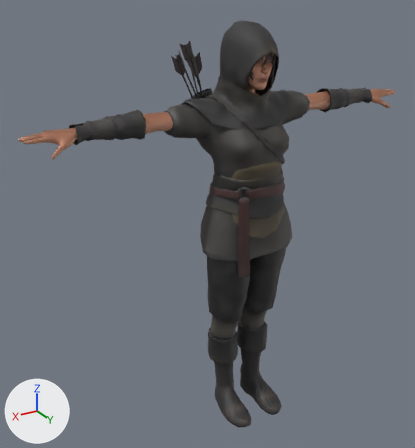
An edit to the Blender file data/Assets/Entities/NPC/Hunter Female/Hunter Female.blend, drawn before and after from the same camera.
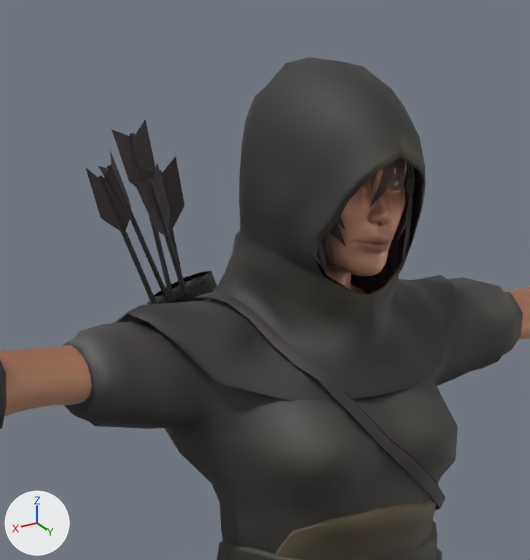
Old and new are each drawn whole from a 50 mm lens placed at (1.338, 1.918, 1.951), pointed at (0.12, -0.112, 0.936) and again close up on the part from 35% to 75% of the width and 0% to 40% of the height. The axes (+X, +Y, +Z) are drawn at lower left. The lights are the same throughout. The last two pictures show the newer version.

Objects in the first close-up: 'Erika_Archer_Body_Mesh', 'Erika_Archer_Eyelashes_Mesh' and 1 more.
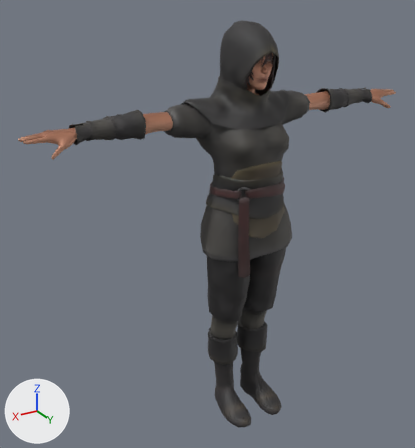
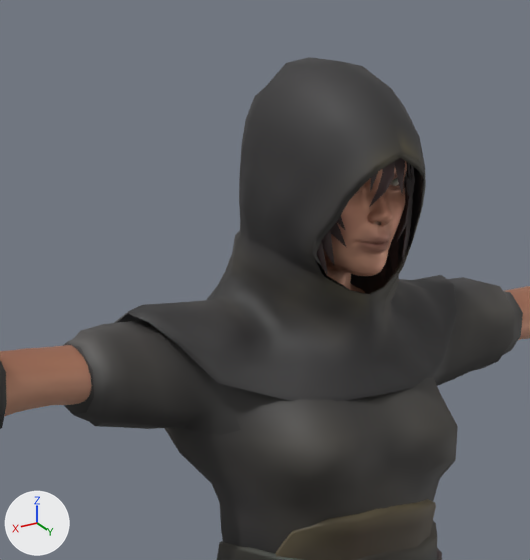
Pixel boxes [x1, y1, x2, y2] of what changed, in the close-ups (530 x 560 px):
```json
{"part": 1, "of": "me_erika_archer_body_mesh", "change": "deleted", "before": [85, 120, 445, 510]}
```

The change, as JSON lines over the scene's bpy script:
```json
{"block": "me_erika_archer_body_mesh", "where": "# used by ob_erika_archer_body_mesh; location = (0.0, 0.0, 0.0)"}
{"op": "remove", "block": "me_erika_archer_body_mesh", "code": "me_erika_archer_body_mesh.from_pydata(...)  # 3465 vertices, 3239 faces; spans x -0.72..0.72, y -0.24..0.2, z -0.01..1.79"}
{"op": "add", "block": "me_erika_archer_body_mesh", "code": "me_erika_archer_body_mesh.from_pydata(...)  # 3168 vertices, 2966 faces; spans x -0.72..0.72, y -0.18..0.2, z -0.01..1.79"}
{"block": "me_erika_archer_body_mesh", "change": "me_erika_archer_body_mesh part 1: 13 loose pieces with 297 vertices, spanning x -0.16..0.22, y -0.24..0.16, z 1.17..1.71, are deleted"}
```
